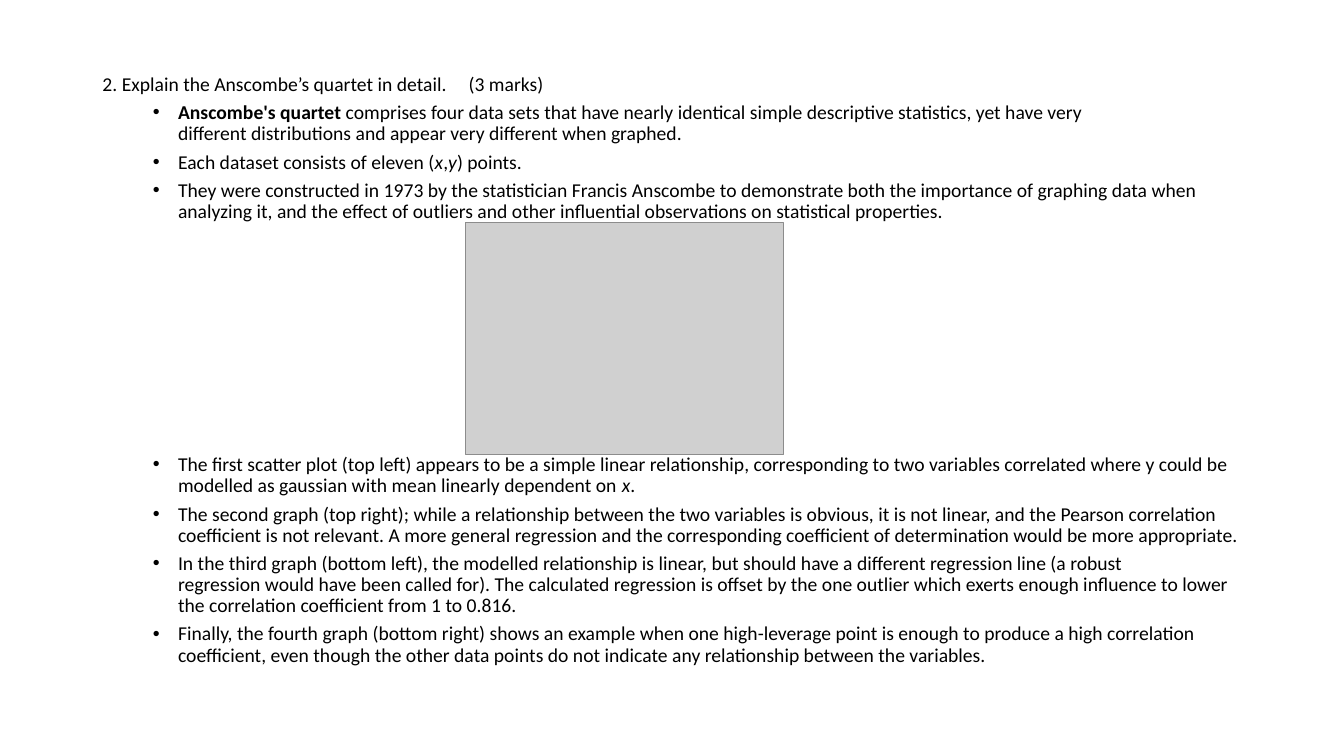
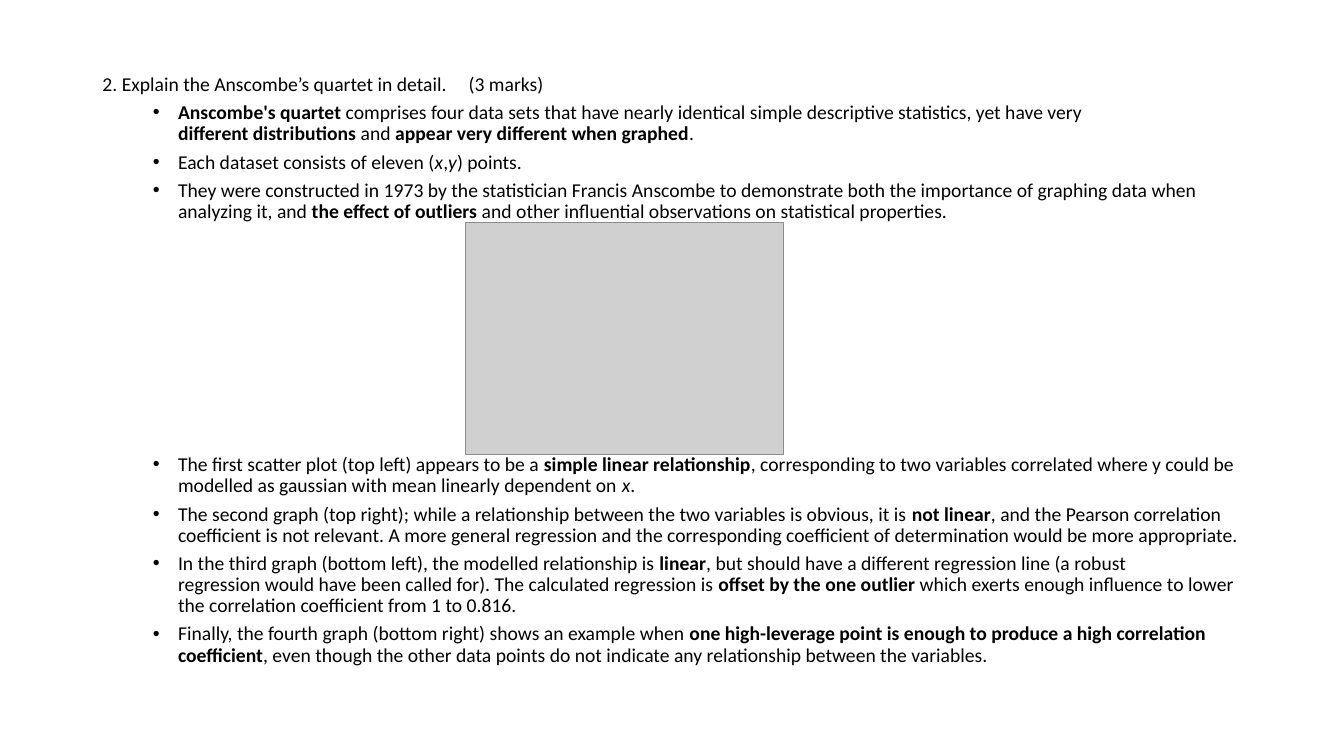
Before and after one commit to krishnajiraoh/upGrad_linear_regression_assignment, a slide deck: slide 7 of Subjective Questions.pptx. Drawn at 1344x756 pixels with LibreOffice and Linux fonts; fonts in the diff are those of the drawing; grey boxes stand for pictures. Boxes give left, top, right and bottom in pixels: in the first picture for what was removed or moved away, otherwise in the second. Text is boxed around its words. In the diff, an @@ line names an element or a change of style, - is before the commit and + after.

```diff
--- a/Subjective Questions.pptx
+++ b/Subjective Questions.pptx
@@ text at [178, 105, 1237, 666]: bold on in "different distributions appear very different when graphed.", "the effect of outliers", "simple linear relationship,", "not linear," and 2 more places @@
```
Also in this commit, not shown: 6 other slides changed.
